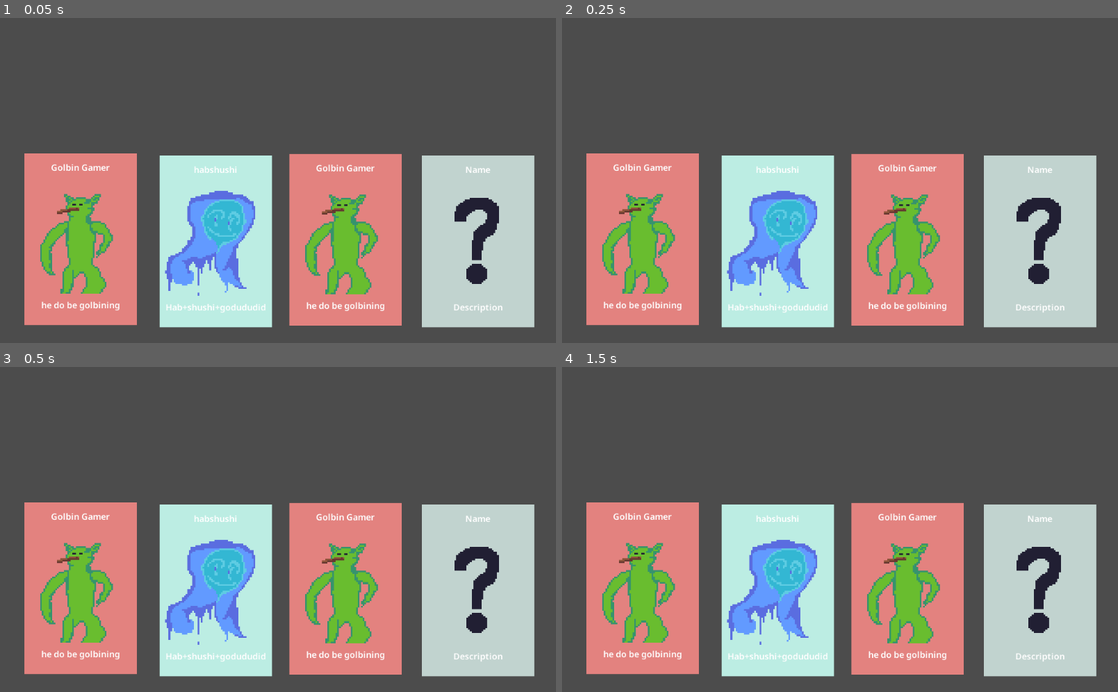
Above: before the commit, frames 1-4 (two rows, left to right).
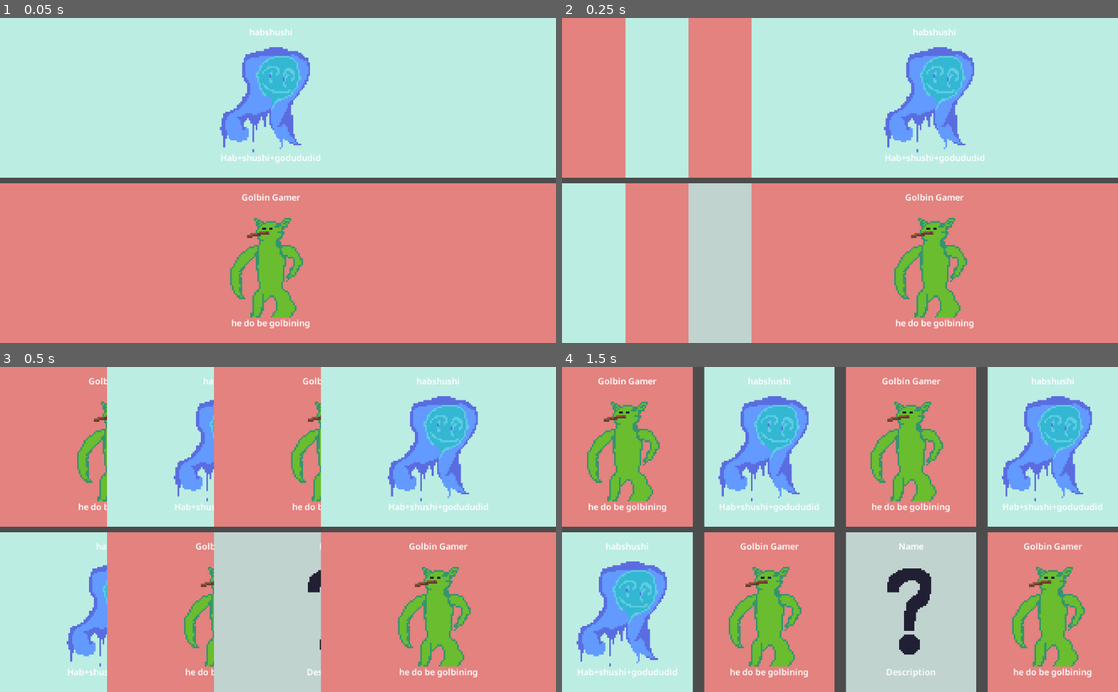
Above: after the commit, the same moments.

Repository: fkeyzuwu/Godot-Card-Game-Attempt
Game: Godot game, scene res://Main.tscn
The game is run twice, just before and just after one commit, with the same random seed, the same clock (stepped at 60 frames per second) and the same inputs.
Inputs:
- Up to frame 1 (0.05 s): no input
- Up to frame 2 (0.25 s): no input
- Up to frame 3 (0.5 s): no input
- Up to frame 4 (1.5 s): no input

The runs differ from the first frame. In frame 1, 86% of the frame differs, in the area x 0-100%, y 0-100%; in frame 2, 90%; in frame 3, 91%; in frame 4, 91%.

Commit message:
uhhhhhhhhhh

Diff:
--- a/Card.gd
+++ b/Card.gd
@@ -1,4 +1,4 @@
-extends Node2D
+extends Control
 class_name Card
 
 export(Resource) var data = data as CardData
--- a/Card.tscn
+++ b/Card.tscn
@@ -4,25 +4,23 @@
 [ext_resource path="res://card_resources/default_card.tres" type="Resource" id=2]
 [ext_resource path="res://fonts/NotoSans.tres" type="DynamicFont" id=3]
 
-[node name="Card" type="Node2D"]
+[node name="Card" type="Control"]
+margin_right = 287.0
+margin_bottom = 450.0
+size_flags_horizontal = 3
+size_flags_vertical = 3
 script = ExtResource( 1 )
 data = ExtResource( 2 )
 
-[node name="Control" type="Control" parent="."]
-anchor_left = 0.5
-anchor_top = 0.5
-anchor_right = 0.5
-anchor_bottom = 0.5
-margin_right = 40.0
-margin_bottom = 40.0
-
-[node name="Background" type="ColorRect" parent="Control"]
+[node name="Background" type="ColorRect" parent="."]
 unique_name_in_owner = true
-margin_right = 207.0
-margin_bottom = 317.0
+anchor_right = 1.0
+anchor_bottom = 1.0
+size_flags_horizontal = 3
+size_flags_vertical = 3
 color = Color( 0.792157, 0.87451, 0.776471, 1 )
 
-[node name="Name" type="Label" parent="Control/Background"]
+[node name="Name" type="Label" parent="Background"]
 unique_name_in_owner = true
 anchor_right = 1.0
 margin_bottom = 51.0
@@ -32,7 +30,7 @@
 valign = 1
 autowrap = true
 
-[node name="Description" type="Label" parent="Control/Background"]
+[node name="Description" type="Label" parent="Background"]
 unique_name_in_owner = true
 anchor_top = 1.0
 anchor_right = 1.0
@@ -44,7 +42,7 @@
 valign = 1
 autowrap = true
 
-[node name="TextureRect" type="TextureRect" parent="Control/Background"]
+[node name="TextureRect" type="TextureRect" parent="Background"]
 unique_name_in_owner = true
 anchor_left = 0.5
 anchor_top = 0.5
--- /dev/null
+++ b/Grid.gd
@@ -0,0 +1,7 @@
+extends GridContainer
+
+
+func _ready() -> void:
+	add_constant_override("hseparation", -1080)
+	var tween := create_tween().set_trans(Tween.TRANS_BOUNCE).set_ease(Tween.EASE_OUT)
+	tween.tween_property(self, "custom_constants/hseparation", 21, 1)
--- a/Main.tscn
+++ b/Main.tscn
@@ -1,26 +1,67 @@
-[gd_scene load_steps=4 format=2]
+[gd_scene load_steps=5 format=2]
 
 [ext_resource path="res://Card.tscn" type="PackedScene" id=1]
 [ext_resource path="res://card_resources/golbingamer.tres" type="Resource" id=2]
 [ext_resource path="res://card_resources/habshushi.tres" type="Resource" id=3]
+[ext_resource path="res://Grid.gd" type="Script" id=4]
 
-[node name="Main" type="Node2D"]
-
-[node name="HFlowContainer" type="HFlowContainer" parent="."]
+[node name="Main" type="Control"]
 anchor_right = 1.0
 anchor_bottom = 1.0
 
-[node name="Card" parent="HFlowContainer" instance=ExtResource( 1 )]
-position = Vector2( 45, 250 )
+[node name="Grid" type="GridContainer" parent="."]
+anchor_right = 1.0
+anchor_bottom = 1.0
+custom_constants/vseparation = 10
+custom_constants/hseparation = 21
+columns = 4
+script = ExtResource( 4 )
+
+[node name="Card" parent="Grid" instance=ExtResource( 1 )]
+margin_right = 241.0
+margin_bottom = 295.0
 data = ExtResource( 2 )
 
-[node name="Card2" parent="HFlowContainer" instance=ExtResource( 1 )]
-position = Vector2( 777, 254 )
+[node name="Card2" parent="Grid" instance=ExtResource( 1 )]
+margin_left = 262.0
+margin_right = 502.0
+margin_bottom = 295.0
+data = ExtResource( 3 )
 
-[node name="Card3" parent="HFlowContainer" instance=ExtResource( 1 )]
-position = Vector2( 533, 251 )
+[node name="Card3" parent="Grid" instance=ExtResource( 1 )]
+margin_left = 523.0
+margin_right = 763.0
+margin_bottom = 295.0
 data = ExtResource( 2 )
 
-[node name="Card4" parent="HFlowContainer" instance=ExtResource( 1 )]
-position = Vector2( 294, 254 )
+[node name="Card4" parent="Grid" instance=ExtResource( 1 )]
+margin_left = 784.0
+margin_right = 1024.0
+margin_bottom = 295.0
 data = ExtResource( 3 )
+
+[node name="Card5" parent="Grid" instance=ExtResource( 1 )]
+margin_top = 305.0
+margin_right = 241.0
+margin_bottom = 600.0
+data = ExtResource( 3 )
+
+[node name="Card6" parent="Grid" instance=ExtResource( 1 )]
+margin_left = 262.0
+margin_top = 305.0
+margin_right = 502.0
+margin_bottom = 600.0
+data = ExtResource( 2 )
+
+[node name="Card7" parent="Grid" instance=ExtResource( 1 )]
+margin_left = 523.0
+margin_top = 305.0
+margin_right = 763.0
+margin_bottom = 600.0
+
+[node name="Card8" parent="Grid" instance=ExtResource( 1 )]
+margin_left = 784.0
+margin_top = 305.0
+margin_right = 1024.0
+margin_bottom = 600.0
+data = ExtResource( 2 )
--- a/project.godot
+++ b/project.godot
@@ -9,7 +9,7 @@
 config_version=4
 
 _global_script_classes=[ {
-"base": "Node2D",
+"base": "Control",
 "class": "Card",
 "language": "GDScript",
 "path": "res://Card.gd"
